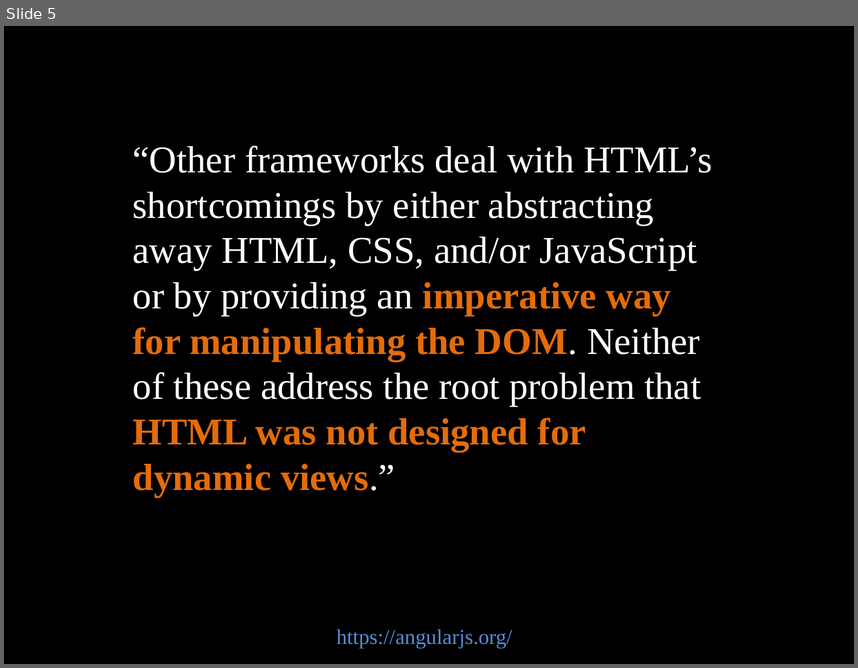
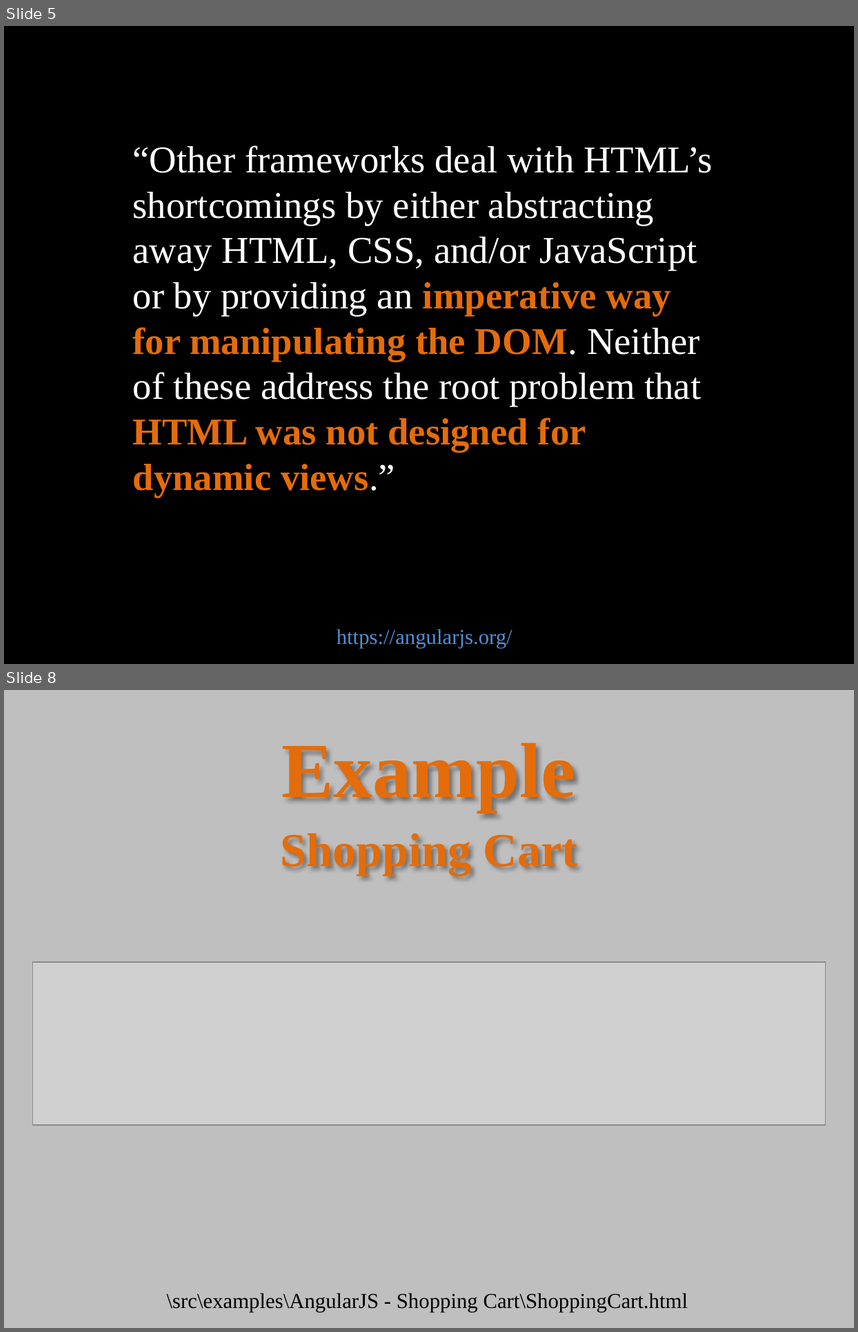
Before and after one commit to hudo/TGGCon2014, a slide deck: docs/006 I - AngularJS.pptx. Shown one above the other, each under a label of ours: slide 5 before the commit, slides 5 and 8 after it; the slides between them are not shown. The pictures are 858x668 and 858x1332 pixels, drawn with LibreOffice and Linux fonts; fonts in the diff are those of the drawing; grey boxes stand for pictures. Boxes give left, top, right and bottom in pixels: in the first picture for what was removed or moved away, otherwise in the second. Text is boxed around its words. In the diff, an @@ line names an element or a change of style, - is before the commit and + after.

Commit message:
Shopping Cart With the Model example added. Introduction to AngularJS part of the presentation finished.

```diff
--- a/docs/006 I - AngularJS.pptx
+++ b/docs/006 I - AngularJS.pptx
@@ slide 8 added at (4,690,854,1328), background #BFBFBF @@
@@ text added at (282,742,576,811), 66 pt, text #E46C0A, bold @@
+Example
@@ text added at (280,833,578,875), 40 pt, text #E46C0A, bold @@
+Shopping Cart
@@ picture added at (33,962,825,1125) @@
@@ text added at (167,1292,688,1312), 18 pt, text #000000 @@
+\src\examples\AngularJS - Shopping Cart\ShoppingCart.html
```
Also in this commit, not shown: 5 slides changed, 12 other slides added, 1 other file.
